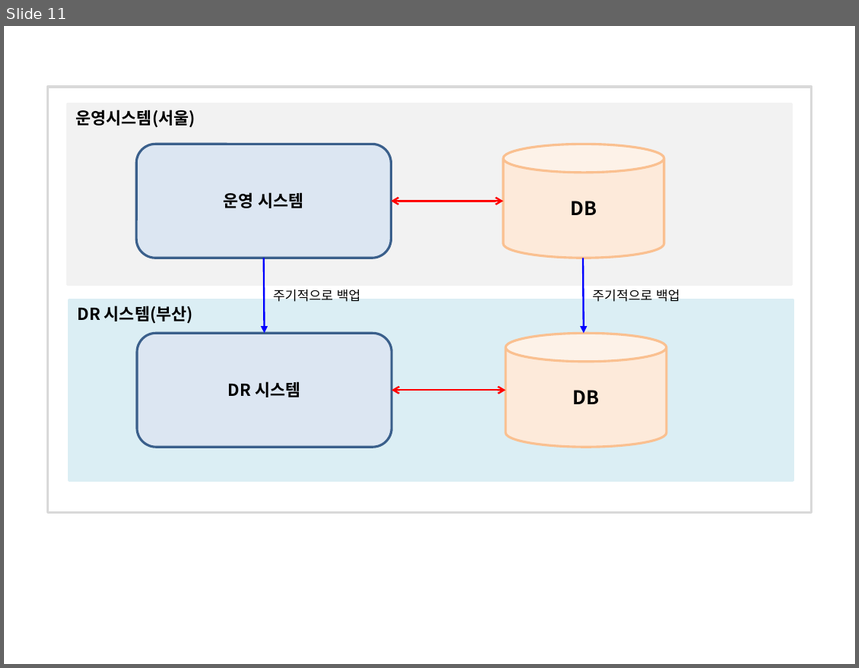
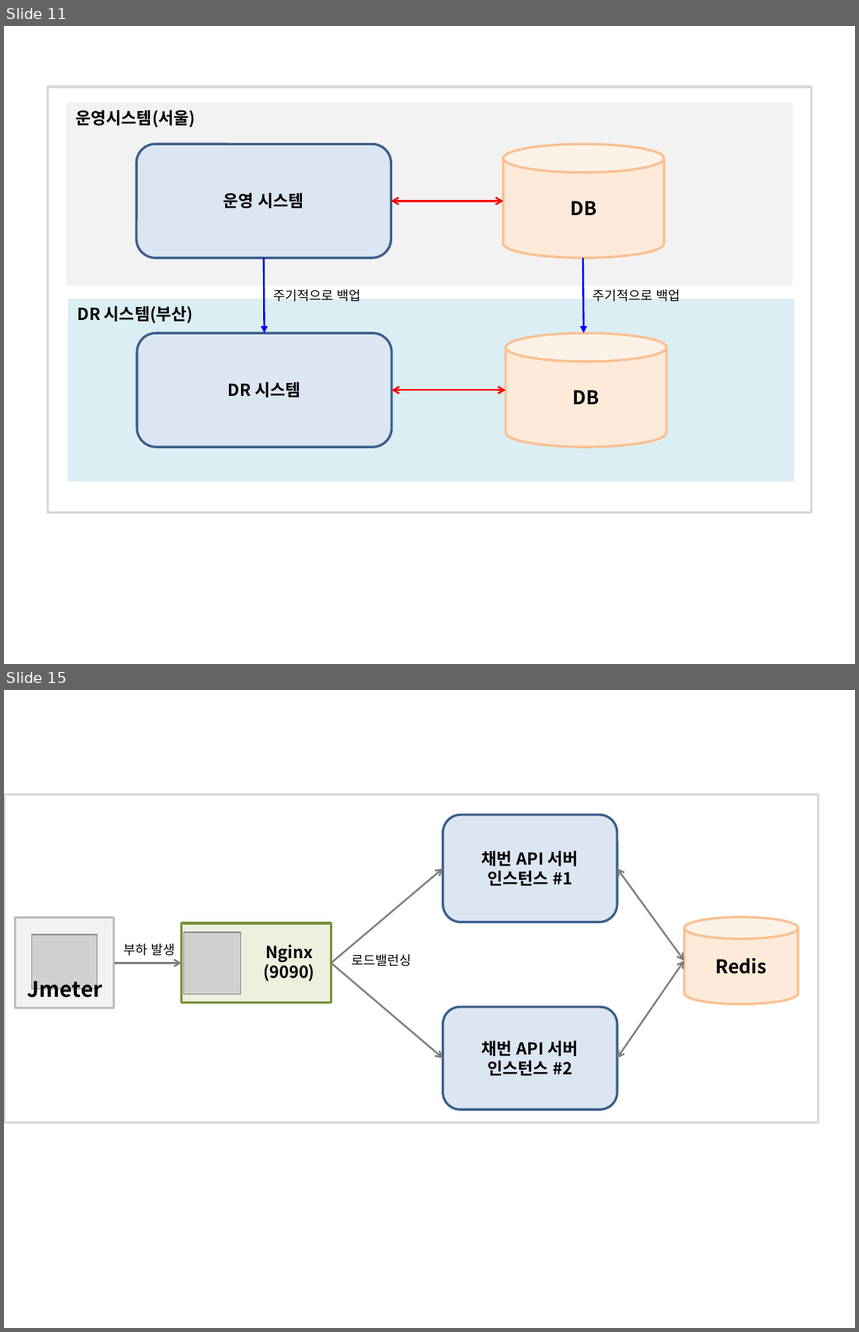
Before and after one commit to ohyes7love/work, a slide deck: restSeqApi/work/이미지.pptx. Shown one above the other, each under a label of ours: slide 11 before the commit, slides 11 and 15 after it; the slides between them are not shown. The pictures are 859x668 and 859x1332 pixels, drawn with LibreOffice and Linux fonts; fonts in the diff are those of the drawing; grey boxes stand for pictures. Boxes give left, top, right and bottom in pixels: in the first picture for what was removed or moved away, otherwise in the second. Text is boxed around its words. In the diff, an @@ line names an element or a change of style, - is before the commit and + after.

```diff
--- a/restSeqApi/work/이미지.pptx
+++ b/restSeqApi/work/이미지.pptx
@@ slide 15 added at box(4, 690, 855, 1328), background #FFFFFF @@
@@ rectangle added at box(4, 795, 819, 1123), outline #D9D9D9 2 pt @@
@@ rounded rectangle added at box(443, 815, 618, 923), fill #DCE6F2, outline #3A5F8C 2 pt, 14 pt, text #000000, bold @@
+채번 API 서버
+인스턴스 #1
@@ arrow added from (331, 964) to (443, 869), #808080 1.5 pt @@
@@ double arrow added from (617, 869) to (684, 961), #808080 1.5 pt @@
@@ cylinder added at box(684, 917, 798, 1004), fill #FDEADA, outline #FAC090 2 pt, 16 pt, text #000000, bold @@
+Redis
@@ rectangle added at box(15, 918, 115, 1008), fill #F2F2F2, outline #BFBFBF 2 pt @@
@@ picture added at box(32, 934, 97, 989) @@
@@ rectangle added at box(182, 923, 332, 1003), fill #EBF1DE, outline #77933C 2 pt @@
@@ picture added at box(183, 932, 240, 995) @@
@@ text added at box(123, 944, 175, 956), 11 pt, text #000000 @@
+부하 발생
@@ text added at box(263, 945, 315, 982), 14 pt, text #000000, bold @@
+Nginx
+(9090)
@@ text added at box(351, 954, 411, 967), 11 pt, text #000000 @@
+로드밸런싱
@@ double arrow added from (617, 1059) to (684, 961), #808080 1.5 pt @@
@@ text added at box(28, 976, 103, 998), 18 pt, text #000000, bold @@
+Jmeter
@@ arrow added from (113, 964) to (182, 964), #808080 1.5 pt @@
@@ arrow added from (331, 964) to (443, 1059), #808080 1.5 pt @@
@@ rounded rectangle added at box(443, 1008, 618, 1110), fill #DCE6F2, outline #3A5F8C 2 pt, 14 pt, text #000000, bold @@
+채번 API 서버
+인스턴스 #2
```
Also in this commit, not shown: 3 other slides added, 1 other file.
